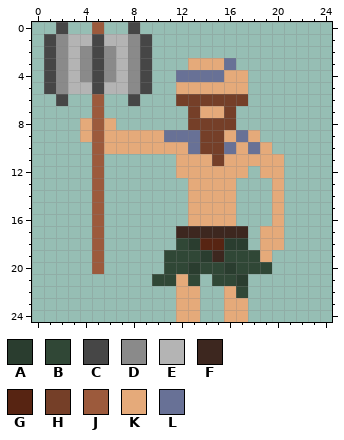
One commit to this pixel-art sprite: character/Warrior/Warrior overworld.png. The picture above was drawn from the file before the commit.
The file is 25x25 pixels. The old version is drawn lined up with the new one.
Palette (. is transparent): A #2a3d2f  B #304736  C #464646  D #8a8a8a  E #b4b4b4  F #3d271f  G #572412  H #753f28  J #9c5a3c  K #e5aa7a  L #687196
Pixels before, first column x 1:
 0 .C..J..C............
 1 CDEECEEDC...........
 2 CDEDCDEDC...........
 3 CDEDCDEDC...KKKL....
 4 CDEDCDEDC..LLLLKK...
 5 CDEECEEDC..KKKKKK...
 6 .C..J..C...HHHHHH...
 7 ....J.......HKKH....
 8 ...KJK......HHHH....
 9 ...KJKKKKKLLLHHKLK..
10 ....JKKKKKKKLHHLKLK.
11 ....J......KKKHKKKKK
12 ....J......KKKKKK.KK
13 ....J.......KKKK...K
14 ....J.......KKKK...K
15 ....J.......KKKK...K
16 ....J.......KKKK...K
17 ....J......FFFFFF.KK
18 ....J......BAGGAA.KK
19 ....J.....BBBAFBBBK.
20 ....J.....BBABBABBB.
21 .........BBKB.BBA...
22 ...........KK..KB...
23 ...........KK..KK...
24 ...........KK..KK...
New version:
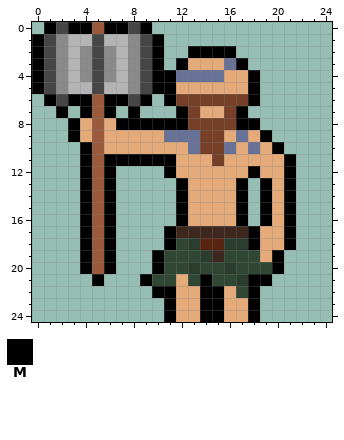
Colours new in this view: M #000000
Commit: added outlines Added a black outline to all the overworld sprites
Difference:
whole drawing moved by +1,+0 (the old picture is shown already moved)
y 0: x 1 . -> M; x 3..4 .. -> MM; x 6..7 .. -> MM; x 9 . -> M
y 1: x 0 . -> M; x 10 . -> M
y 2: x 0 . -> M; x 10 . -> M; x 13..16 .... -> MMMM
y 3: x 0 . -> M; x 10 . -> M; x 12 . -> M; x 17 . -> M
y 4..5: x 0 . -> M; x 10..11 .. -> MM; x 18 . -> M
y 6: x 1 . -> M; x 3..4 .. -> MM; x 6..7 .. -> MM; x 9 . -> M; x 11 . -> M; x 18 . -> M
y 7: x 2 . -> M; x 4 . -> M; x 6 . -> M; x 8 . -> M; x 12 . -> M; x 17 . -> M
y 8: x 3 . -> M; x 7..12 ...... -> MMMMMM; x 17..18 .. -> MM
y 9: x 3 . -> M; x 19 . -> M
y 10: x 4 . -> M; x 20 . -> M
y 11: x 4 . -> M; x 6..11 ...... -> MMMMMM; x 21 . -> M
y 12: x 4 . -> M; x 6 . -> M; x 11 . -> M; x 18 . -> M; x 21 . -> M
y 13..16: x 4 . -> M; x 6 . -> M; x 12 . -> M; x 17 . -> M; x 19 . -> M; x 21 . -> M
y 17..18: x 4 . -> M; x 6 . -> M; x 11 . -> M; x 18 . -> M; x 21 . -> M
y 19..20: x 4 . -> M; x 6 . -> M; x 10 . -> M; x 20 . -> M
y 21: x 5 . -> M; x 9 . -> M; x 14 . -> M; x 18..19 .. -> MM
y 22: x 10..11 .. -> MM; x 14..15 .. -> MM; x 18 . -> M
y 23..24: x 11 . -> M; x 14..15 .. -> MM; x 18 . -> M
Boxes around the changes in both pictures, in picture pixels (x1, y1, x2, y2):
added: (32, 22, 296, 322)
